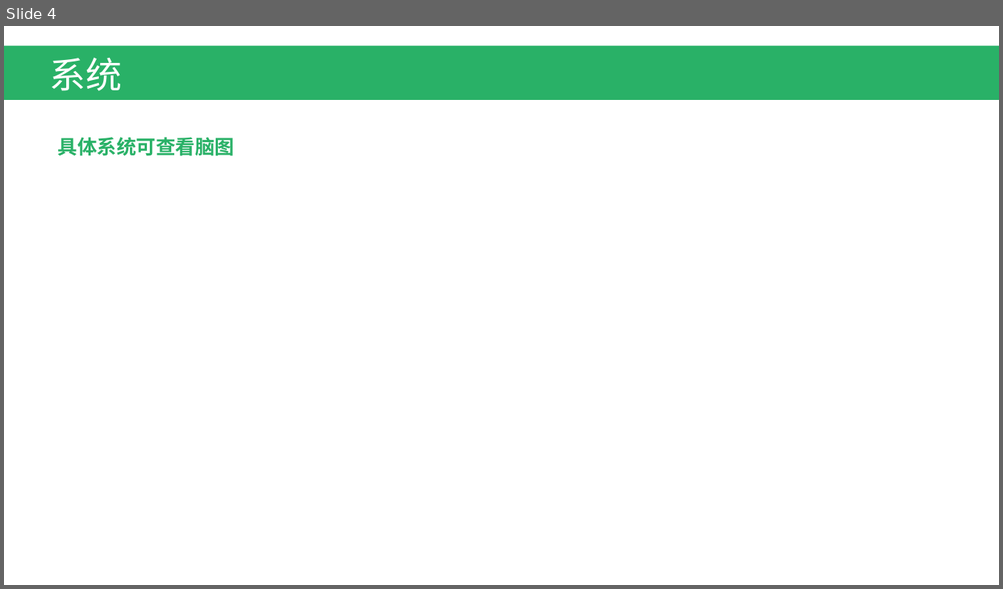
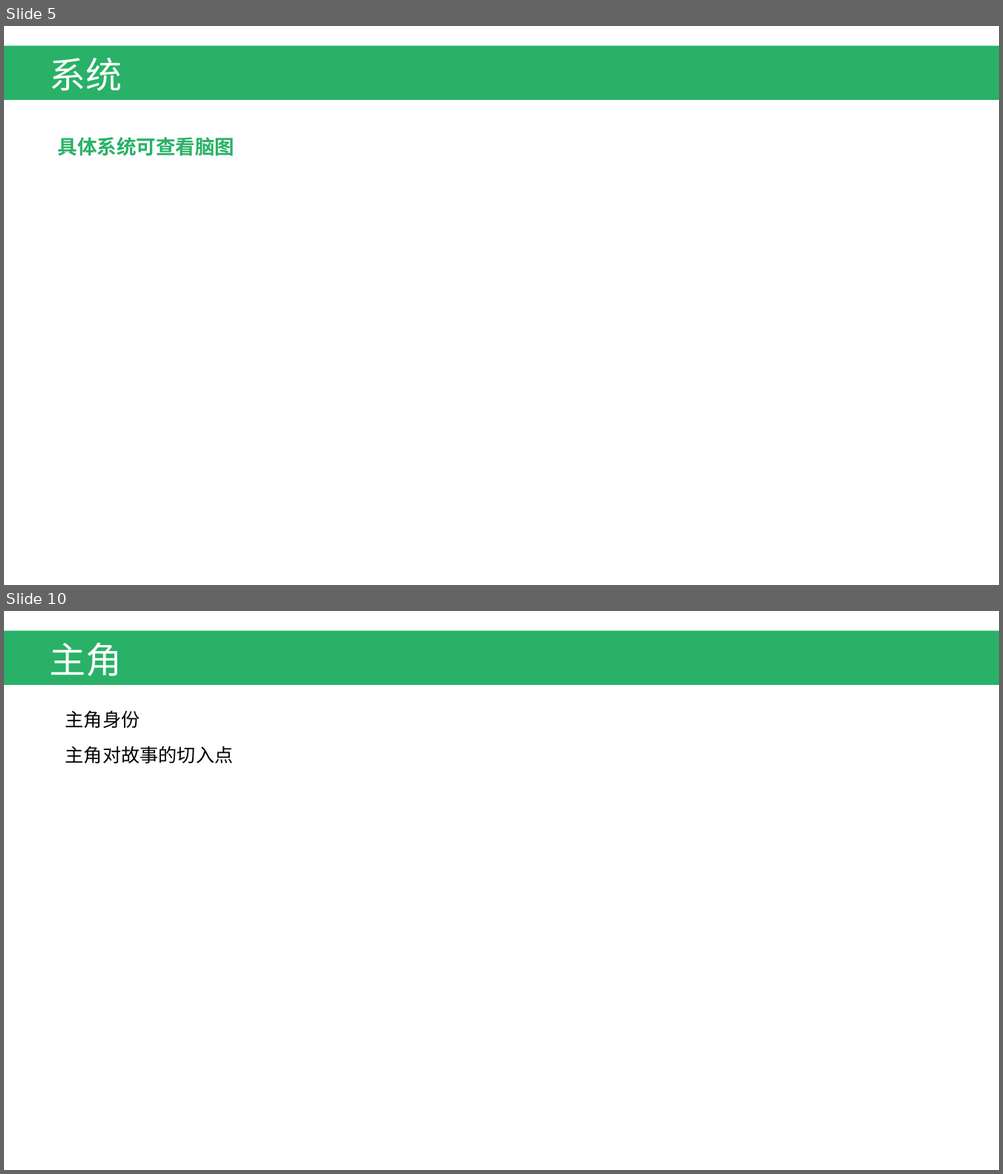
Before and after one commit to EscapeChuanxiao/ChuanXiao, a slide deck: 游戏概要.pptx. Shown one above the other, each under a label of ours: slide 4 before the commit, slides 5 and 10 after it; the slides between them are not shown. The pictures are 1003x589 and 1003x1174 pixels, drawn with LibreOffice and Linux fonts; fonts in the diff are those of the drawing. Boxes give left, top, right and bottom in pixels: in the first picture for what was removed or moved away, otherwise in the second. Text is boxed around its words. In the diff, an @@ line names an element or a change of style, - is before the commit and + after.

```diff
--- a/游戏概要.pptx
+++ b/游戏概要.pptx
@@ slide 10 added at (4, 611, 999, 1170), background #FFFFFF @@
@@ rectangle added at (4, 630, 999, 685), fill #29B167 @@
@@ text added at (49, 643, 122, 676), 35 pt, text #FFFFFF @@
+主角
@@ text added at (65, 711, 140, 728), 18 pt, text #000000 @@
+主角身份
@@ text added at (65, 746, 233, 763), 18 pt, text #000000 @@
+主角对故事的切入点
@@ what was slide 4 is now slide 5 @@
```
Also in this commit, not shown: 4 slides changed, 2 other slides added, 2 slides removed, 1 other file.
